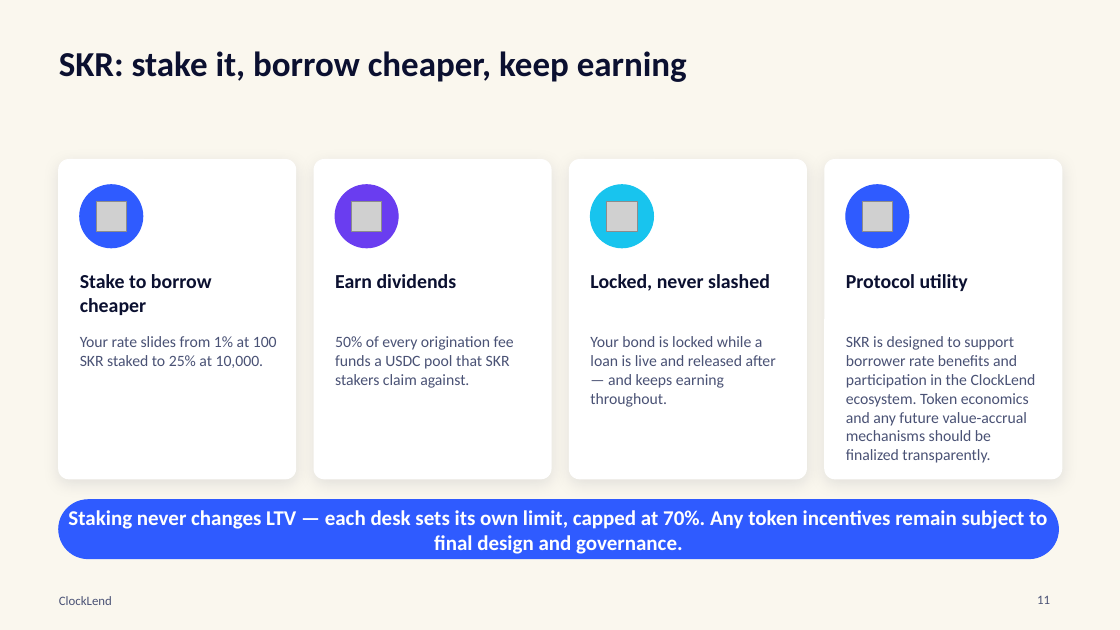
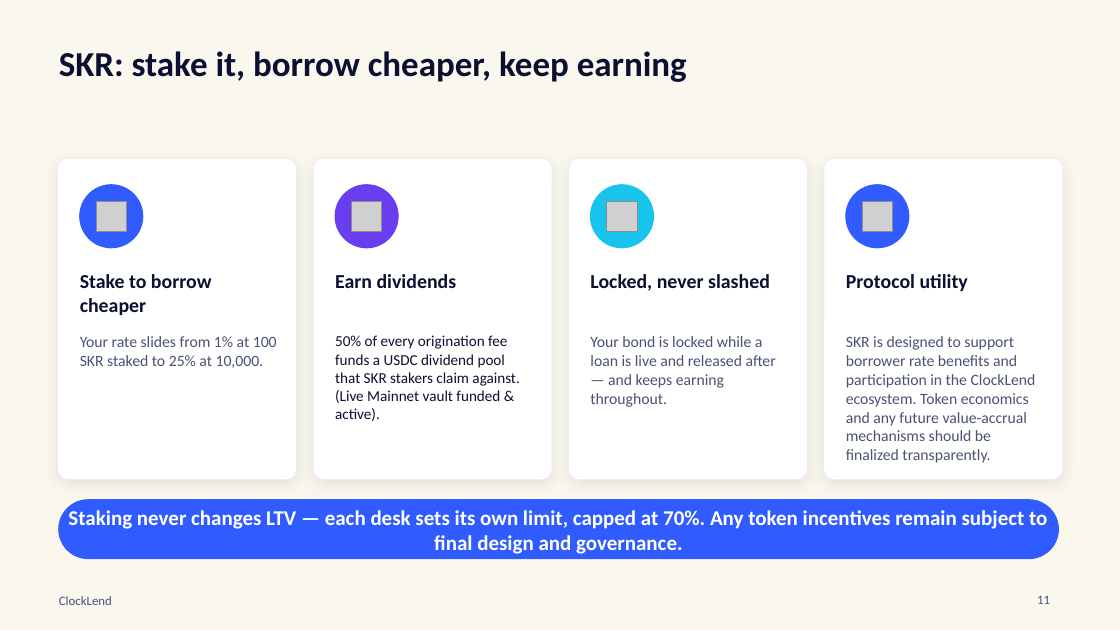
Before and after one commit to luckysitara/ClockLend, a slide deck: slide 11 of docs/ClockLend_Pitch_Deck_CLOCKIN.pptx. Drawn at 1120x630 pixels with LibreOffice and Linux fonts; fonts in the diff are those of the drawing; grey boxes stand for pictures. Boxes give left, top, right and bottom in pixels: in the first picture for what was removed or moved away, otherwise in the second. Text is boxed around its words. In the diff, an @@ line names an element or a change of style, - is before the commit and + after.

```diff
--- a/docs/ClockLend_Pitch_Deck_CLOCKIN.pptx
+++ b/docs/ClockLend_Pitch_Deck_CLOCKIN.pptx
@@ text at (335, 335, 519, 421): text changed; size 13.5 to 13 pt; text colour #4A5275 to #0B1030 @@
-50% of every origination fee funds a USDC pool that SKR stakers claim against.
+50% of every origination fee funds a USDC dividend pool that SKR stakers claim against. (Live Mainnet vault funded & active).
```
Also in this commit, not shown: 4 other slides changed, 1 other file.
